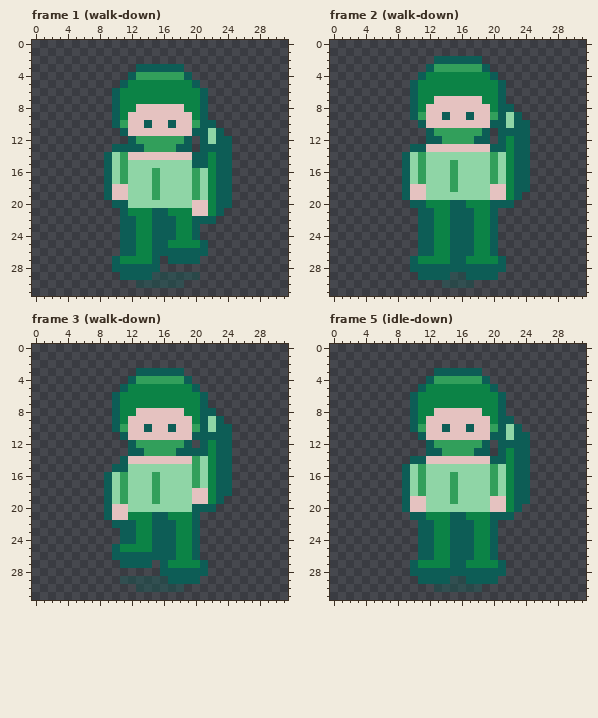
Two states of a pixel-art file, assets/aseprite/actor_hero_spear.aseprite. Above, as it was before the edit.
32x32 pixels, 52 frames. Shown: frame 1 (walk-down), frame 2 (walk-down), frame 3 (walk-down), frame 5 (idle-down). The commit also changed other frames, which this record leaves out.
Once edited:
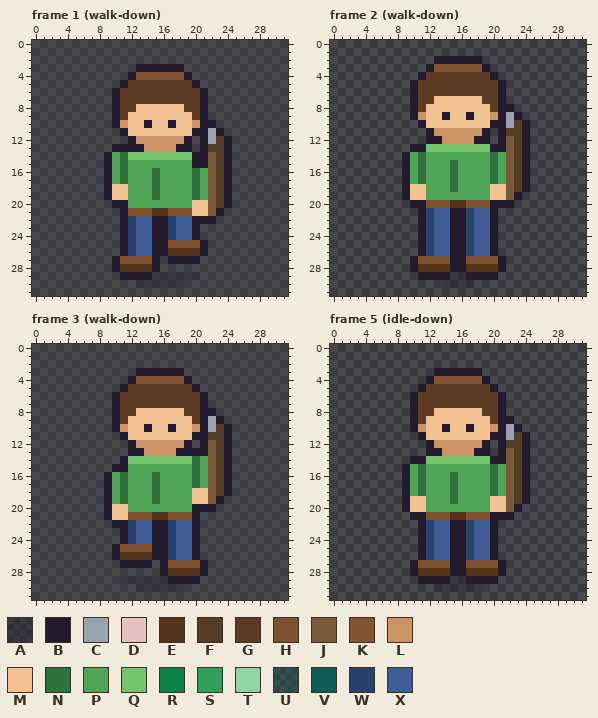
Palette (. is transparent): A #241a2e5a  B #241a2e  C #99a2b0  D #e5c2c0  E #55341d  F #553d25  G #5c3a24  H #7d512f  J #7a5a38  K #825535  L #cc9464  M #f2c292  N #2f713c  P #4fa555  Q #74c46b  R #0c8346  S #329f5b  T #8fd5a6  U #0d5d565a  V #0d5d56  W #28416d  X #3d5d94
Edits made:
Changed rows in their new state; - is an unchanged pixel.
Frame 1 (walk-down), layers "actor", "shadow":
first column x 9:
 3 ----BBBBBB------
 4 ---BKKKKKKB-----
 5 --BGGGGGGGGB----
 6 -BGGGGGGGGGGB---
 7 -BGGGGGGGGGGB---
 8 -BGGMMMMMMGGB---
 9 -BGMMMMMMMMGB---
10 -BLMMBMMBMMLBB--
11 --BMMMMMMMMBBCB-
12 ---BLLLLLLB-BCFB
13 -BBBBLLLLBB-BFFB
14 BPNQQQQQQQQBBJFB
15 BPNPPPPPPPPBBJFB
16 BPNPPPNPPPPNPJFB
17 BPNPPPNPPPPNPJFB
18 BMMPPPNPPPPNPJFB
19 BMMPPPNPPPPNPJFB
20 -BBPPPPPPPPMMJFB
21 --BHHHEEHHHMMJB-
22 --BWXXBBWXXBBB--
23 --BWXXBBWXXB----
24 --BWXXBBWXXB----
25 --BWXXBBHHHHB---
26 --BWXXBBEEEEB---
27 -BHHHHB-BBBB----
28 -BEEEEB---------
29 --BBBBAAAAAA----
30 ----AAAAAA------
Frame 2 (walk-down), layers "actor", "shadow":
first column x 9:
 2 ----BBBBBB------
 3 ---BKKKKKKB-----
 4 --BGGGGGGGGB----
 5 -BGGGGGGGGGGB---
 6 -BGGGGGGGGGGB---
 7 -BGGMMMMMMGGB---
 8 -BGMMMMMMMMGBB--
 9 -BLMMBMMBMMLBCB-
10 --BMMMMMMMMBBCFB
11 ---BLLLLLLB-BFFB
12 ---BBLLLLBB-BJFB
13 -BBQQQQQQQQBBJFB
14 BPNPPPPPPPPNPJFB
15 BPNPPPNPPPPNPJFB
16 BPNPPPNPPPPNPJFB
17 BPNPPPNPPPPNPJFB
18 BMMPPPNPPPPMMJFB
19 BMMPPPPPPPPMMJB-
20 -BBHHHEEHHHBBB--
21 --BWXXBBWXXB----
22 --BWXXBBWXXB----
23 --BWXXBBWXXB----
24 --BWXXBBWXXB----
25 --BWXXBBWXXB----
26 --BWXXBBWXXB----
27 -BHHHHBBHHHHB---
28 -BEEEEBBEEEEB---
29 --BBBBAABBBB----
30 -----AAAA-------
Frame 3 (walk-down), layers "actor", "shadow":
first column x 9:
 3 ----BBBBBB------
 4 ---BKKKKKKB-----
 5 --BGGGGGGGGB----
 6 -BGGGGGGGGGGB---
 7 -BGGGGGGGGGGB---
 8 -BGGMMMMMMGGBB--
 9 -BGMMMMMMMMGBCB-
10 -BLMMBMMBMMLBCFB
11 --BMMMMMMMMBBFFB
12 ---BLLLLLLB-BJFB
13 ---BBLLLLBBBBJFB
14 --BQQQQQQQQNPJFB
15 -BBPPPPPPPPNPJFB
16 BPNPPPNPPPPNPJFB
17 BPNPPPNPPPPNPJFB
18 BPNPPPNPPPPMMJFB
19 BPNPPPNPPPPMMJB-
20 BMMPPPPPPPPBBB--
21 BMMHHHEEHHHB----
22 -BBWXXBBWXXB----
23 --BWXXBBWXXB----
24 --BWXXBBWXXB----
25 -BHHHHBBWXXB----
26 -BEEEEBBWXXB----
27 --BBBB-BHHHHB---
28 -------BEEEEB---
29 --AAAAAABBBB----
30 ----AAAAAA------
Frame 5 (idle-down), layers "actor", "shadow":
first column x 9:
 3 ----BBBBBB------
 4 ---BKKKKKKB-----
 5 --BGGGGGGGGB----
 6 -BGGGGGGGGGGB---
 7 -BGGGGGGGGGGB---
 8 -BGGMMMMMMGGB---
 9 -BGMMMMMMMMGBB--
10 -BLMMBMMBMMLBCB-
11 --BMMMMMMMMBBCFB
12 ---BLLLLLLB-BFFB
13 ---BBLLLLBB-BJFB
14 -BBQQQQQQQQBBJFB
15 BPNPPPPPPPPNPJFB
16 BPNPPPNPPPPNPJFB
17 BPNPPPNPPPPNPJFB
18 BPNPPPNPPPPNPJFB
19 BMMPPPNPPPPMMJFB
20 BMMPPPPPPPPMMJB-
21 -BBHHHEEHHHBBB--
22 --BWXXBBWXXB----
23 --BWXXBBWXXB----
24 --BWXXBBWXXB----
25 --BWXXBBWXXB----
26 --BWXXBBWXXB----
27 -BHHHHBBHHHHB---
28 -BEEEEBBEEEEB---
29 --BBBBAABBBB----
30 ----AAAAAA------
Boxes around the changes in both pictures, in picture pixels (x1, y1, x2, y2):
changed: (104, 64, 232, 288)
changed: (402, 56, 530, 288)
changed: (104, 368, 232, 592)
changed: (402, 368, 530, 592)
